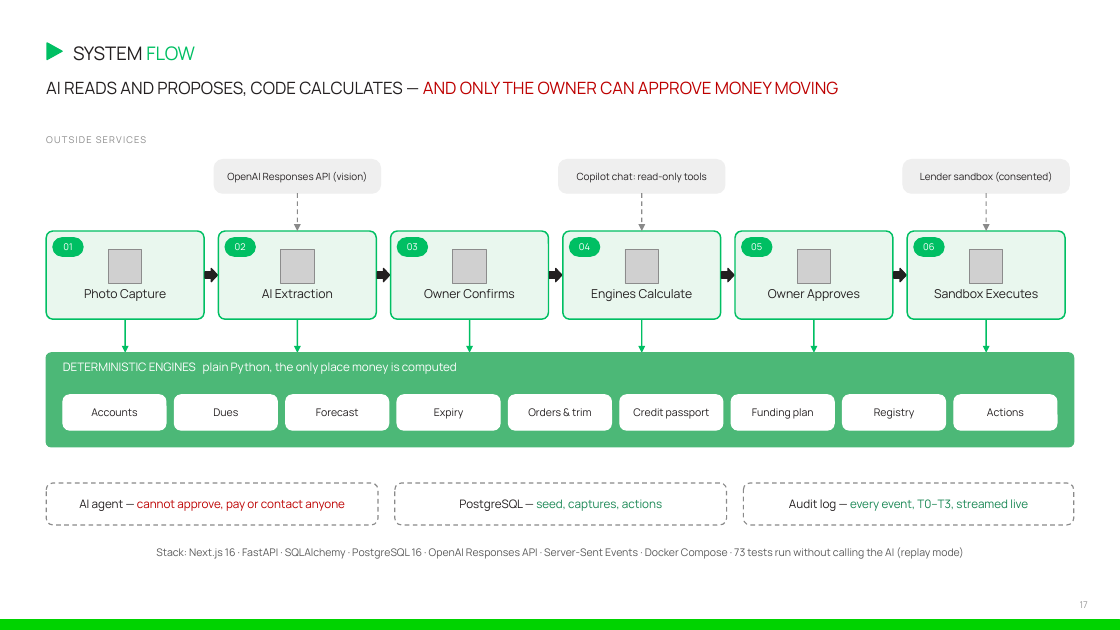
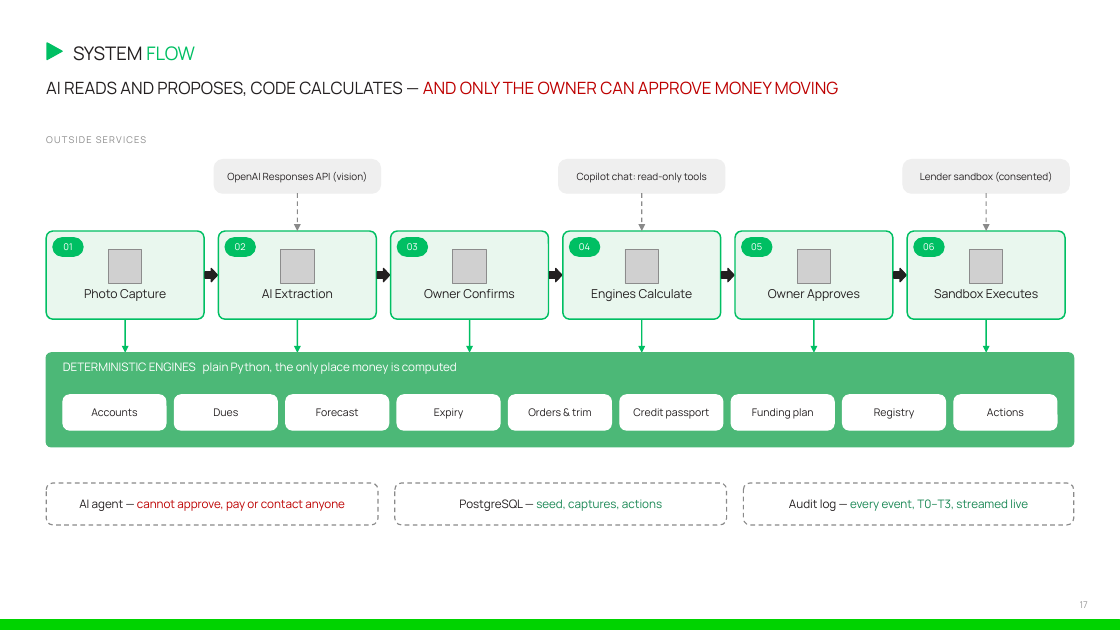
Before and after one commit to ishmam259/lamp-copilot, a slide deck: slide 17 of deck/LaMP-Copilot.pptx. Drawn at 1120x630 pixels with LibreOffice and Linux fonts; fonts in the diff are those of the drawing; grey boxes stand for pictures. Boxes give left, top, right and bottom in pixels: in the first picture for what was removed or moved away, otherwise in the second. Text is boxed around its words. In the diff, an @@ line names an element or a change of style, - is before the commit and + after.

Commit message:
deck: cut wordy slides by about a third, larger text, full team names

```diff
--- a/deck/LaMP-Copilot.pptx
+++ b/deck/LaMP-Copilot.pptx
@@ text removed at bbox=[156, 547, 964, 559] @@
-Stack: Next.js 16 · FastAPI · SQLAlchemy · PostgreSQL 16 · OpenAI Responses API · Server-Sent Events · Docker Compose · 73 tests run without calling the AI (replay mode)
```
Also in this commit, not shown: 21 other slides changed, 2 other files.
